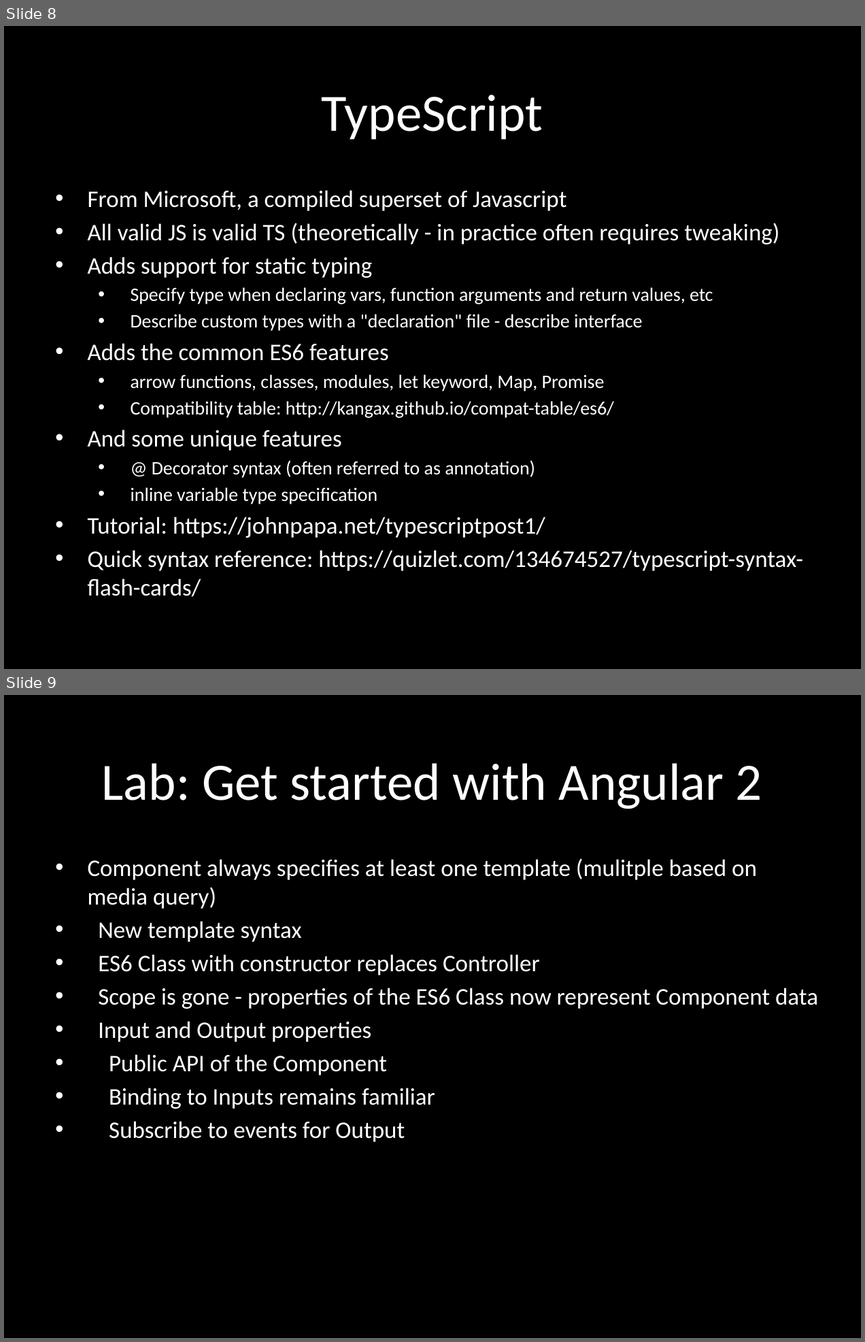
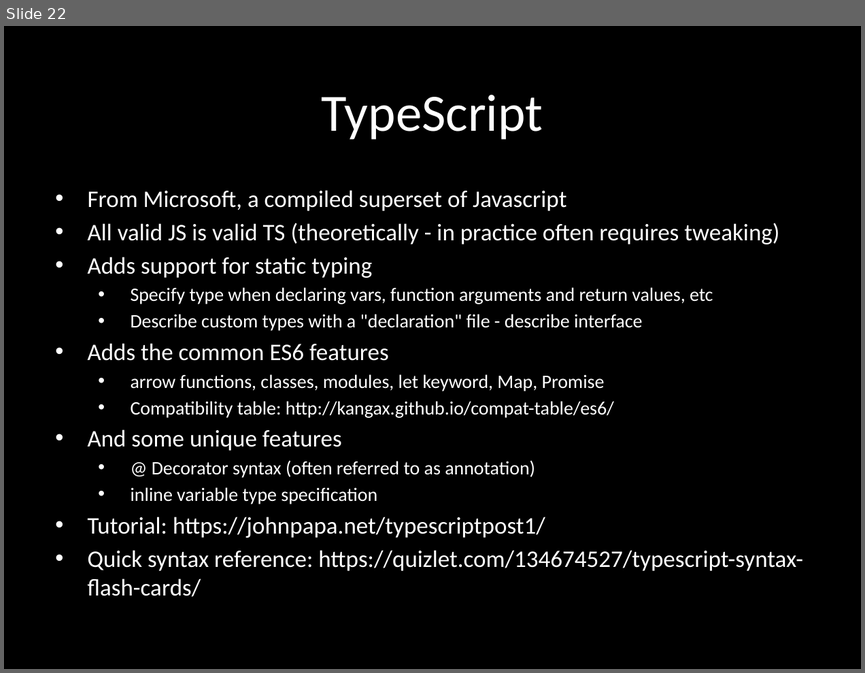
Before and after one commit to eliasjames/training-angular, a slide deck: slides/Angular Slides Day 4.pptx. Shown one above the other, each under a label of ours: slides 8 and 9 before the commit, slide 22 after it. The pictures are 865x1342 and 865x673 pixels, drawn with LibreOffice and Linux fonts; fonts in the diff are those of the drawing. Boxes give left, top, right and bottom in pixels: in the first picture for what was removed or moved away, otherwise in the second. Text is boxed around its words. In the diff, an @@ line names an element or a change of style, - is before the commit and + after.

```diff
--- a/slides/Angular Slides Day 4.pptx
+++ b/slides/Angular Slides Day 4.pptx
@@ slide 9 removed at bbox=[4, 695, 861, 1338], background #000000 @@
@@ title removed at bbox=[101, 763, 762, 809] @@
-Lab: Get started with Angular 2
@@ subtitle removed at bbox=[88, 858, 818, 1142] @@
-• Component always specifies at least one template (mulitple based on media query)
-• New template syntax
-• ES6 Class with constructor replaces Controller
-• Scope is gone - properties of the ES6 Class now represent Component data
-• Input and Output properties
-• Public API of the Component
-• Binding to Inputs remains familiar
-• Subscribe to events for Output
@@ what was slide 8 is now slide 22 @@
```
Also in this commit, not shown: 1 slide changed, 12 slides added, 4 other slides removed, 1 other file.
